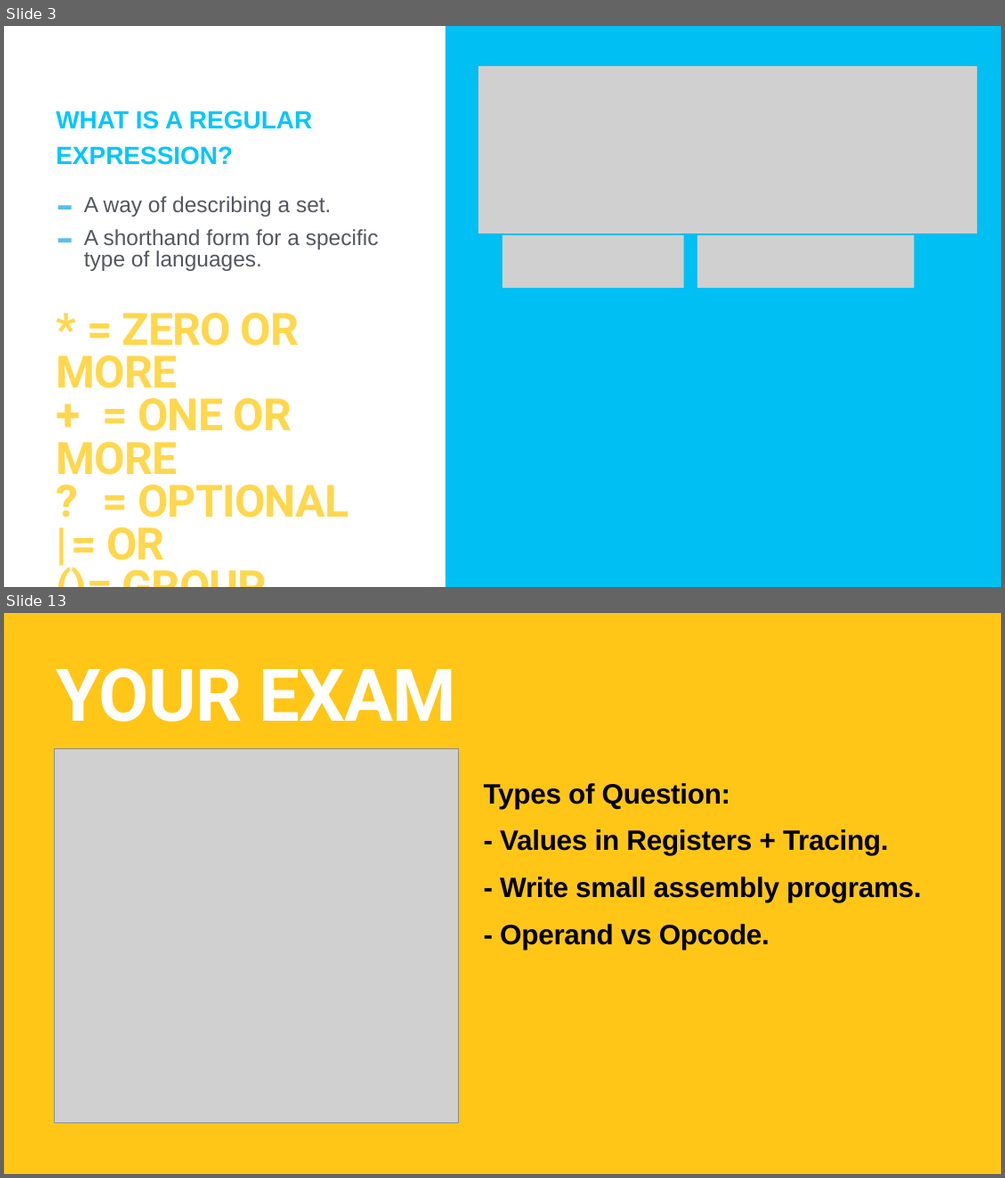
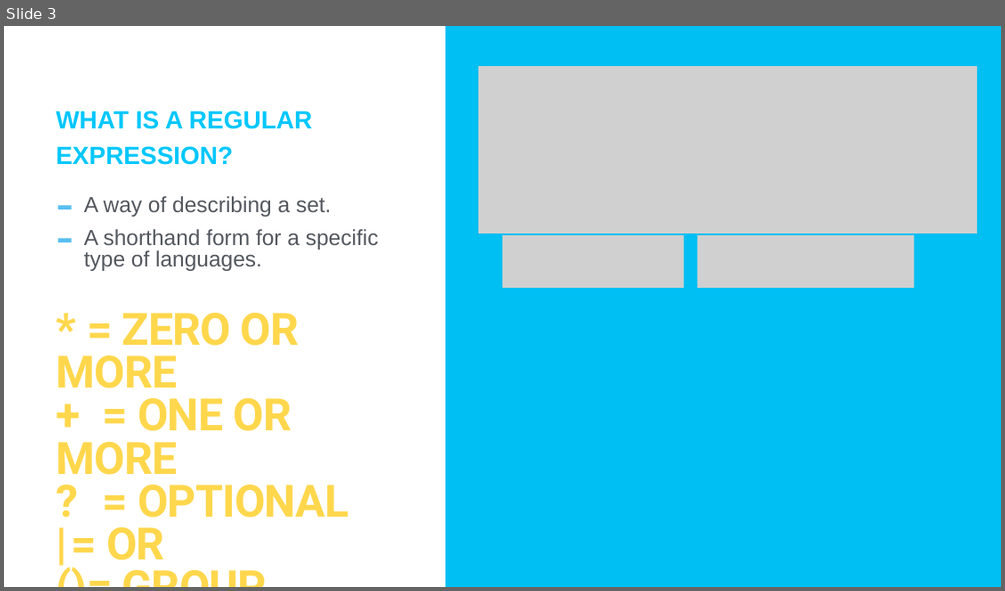
Before and after one commit to TommyWoodley/teaching, a slide deck: ALevel/RegularAndContextFreeLanguages/RegularExpressionsAndContextFreeLanguages.pptx. Shown one above the other, each under a label of ours: slides 3 and 13 before the commit, slide 3 after it; the slides between them are not shown. The pictures are 1005x1178 and 1005x591 pixels, drawn with LibreOffice and Linux fonts; fonts in the diff are those of the drawing; grey boxes stand for pictures. Boxes give left, top, right and bottom in pixels: in the first picture for what was removed or moved away, otherwise in the second. Text is boxed around its words. In the diff, an @@ line names an element or a change of style, - is before the commit and + after.

```diff
--- a/ALevel/RegularAndContextFreeLanguages/RegularExpressionsAndContextFreeLanguages.pptx
+++ b/ALevel/RegularAndContextFreeLanguages/RegularExpressionsAndContextFreeLanguages.pptx
@@ slide 13 removed at bbox=[4, 613, 1001, 1174], background #FFC617 @@
@@ title removed at bbox=[56, 668, 456, 722] @@
-YOUR EXAM
@@ picture removed at bbox=[54, 748, 458, 1122] @@
@@ text removed at bbox=[484, 783, 921, 949] @@
-Types of Question:
-- Values in Registers + Tracing.
-- Write small assembly programs.
-- Operand vs Opcode.
```
Also in this commit, not shown: 1 slide changed, 3 slides added, 8 other slides removed, 1 other file.
